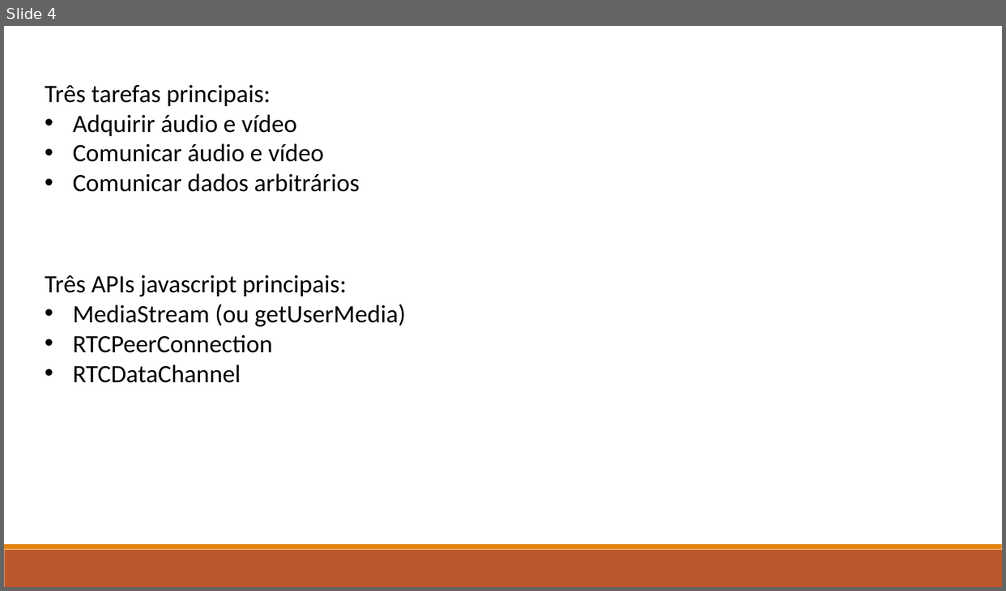
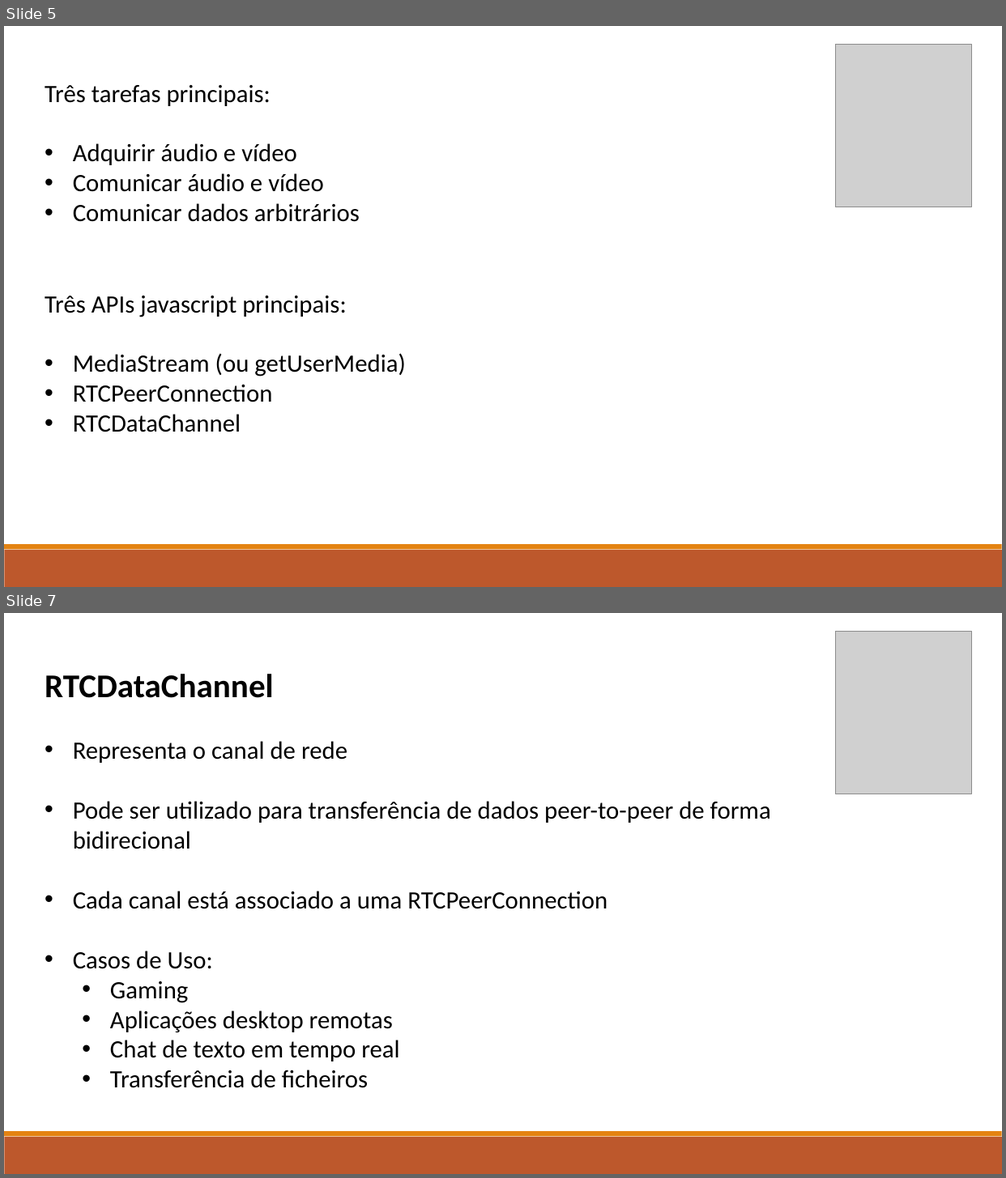
Before and after one commit to marcorlsrodrigues/pwc, a slide deck: WebRTC File Transfer - Marco Rodrigues.pptx. Shown one above the other, each under a label of ours: slide 4 before the commit, slides 5 and 7 after it; the slides between them are not shown. The pictures are 1006x591 and 1006x1178 pixels, drawn with LibreOffice and Linux fonts; fonts in the diff are those of the drawing; grey boxes stand for pictures. Boxes give left, top, right and bottom in pixels: in the first picture for what was removed or moved away, otherwise in the second. Text is boxed around its words. In the diff, an @@ line names an element or a change of style, - is before the commit and + after.

Commit message:
PeerJS v1

```diff
--- a/WebRTC File Transfer - Marco Rodrigues.pptx
+++ b/WebRTC File Transfer - Marco Rodrigues.pptx
@@ slide 7 added at (4,613,1002,1174), background #FFFFFF; not listed: 2 template elements that a slide beside it also shows @@
@@ picture added at (836,632,972,794) @@
@@ text added at (44,674,771,1088), 24 pt, text #000000 @@
+RTCDataChannel
+• Representa o canal de rede
+• Pode ser utilizado para transferência de dados peer-to-peer de forma bidirecional
+• Cada canal está associado a uma RTCPeerConnection
+• Casos de Uso:
+  • Gaming
+  • Aplicações desktop remotas
+  • Chat de texto em tempo real
+  • Transferência de ficheiros
@@ what was slide 4 is now slide 5 @@
@@ slide 5 changed as well @@
@@ picture added at (836,45,972,207) @@
@@ text "Três tarefas principais:" rewrapped from (44,85,360,192) to (44,85,360,222) @@
@@ text "Três APIs javascript principais:" rewrapped from (44,275,405,383) to (44,296,405,433) @@
```
Also in this commit, not shown: 5 other slides changed, 3 other slides added, 4 slides removed, 4 other files.
